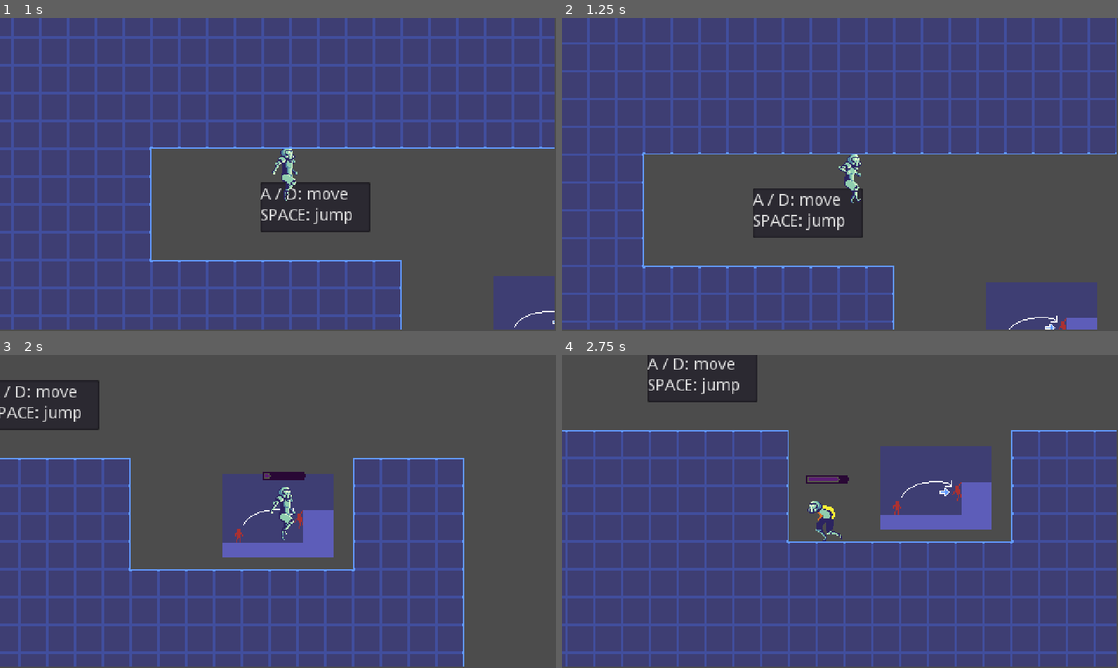
Above: before the commit, frames 1-4 (two rows, left to right).
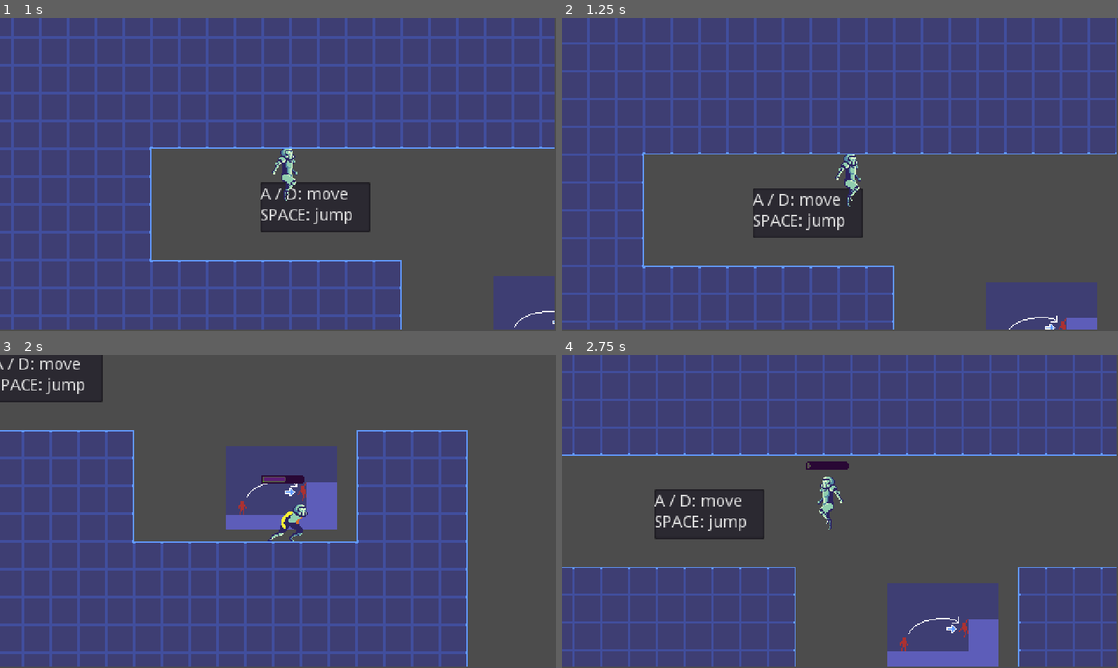
Above: after the commit, the same moments.

Repository: TKnowland/MetroidvaniaProject
Game: Godot game, scene res://scenes/world/Game.tscn
The game is run twice, just before and just after one commit, with the same random seed, the same clock (stepped at 60 frames per second) and the same inputs.
Inputs:
- Up to frame 1 (1 s): hold Right (ui_right) from 0.53 s (still down); hold Shift (jetpack) from 0.53 s (still down); tap Space (jump) at 0.77, 0.8 s
- Up to frame 2 (1.25 s): keep holding Right (ui_right); keep holding Shift (jetpack); tap Space (jump) at 1.07 s
- Up to frame 3 (2 s): keep holding Right (ui_right); release Shift (jetpack) at 1.28 s; tap Space (jump) at 1.35, 1.52, 1.82 s; tap Shift (jetpack) at 1.55 s
- Up to frame 4 (2.75 s): release Right (ui_right) at 2.03 s; hold Left (ui_left) from 2.03 s (still down); hold Shift (jetpack) from 2.03 s (still down); tap Space (jump) at 2.3 s

Frame 1 is identical in both runs. In frame 2, 0.3% of the frame differs, in the area x 49-54%, y 43-61%; in frame 3, 23%; in frame 4, 73%, in the area x 0-100%, y 0-100%.

Commit message:
screen shake

Diff:
--- a/project.godot
+++ b/project.godot
@@ -13,6 +13,10 @@
 config/name="Metroidvania"
 run/main_scene="res://scenes/world/Game.tscn"
 config/icon="res://icon.png"
+
+[autoload]
+
+Global="*res://scripts/Global.gd"
 
 [display]
 
--- /dev/null
+++ b/scenes/Camera2D.tscn
@@ -0,0 +1,17 @@
+[gd_scene load_steps=2 format=2]
+
+[ext_resource path="res://scripts/Camera.gd" type="Script" id=1]
+
+[node name="Camera2D" type="Camera2D"]
+position = Vector2( 160, 90 )
+current = true
+script = ExtResource( 1 )
+player = NodePath("../player")
+lerpspeed = 0.3
+
+[node name="Timer" type="Timer" parent="."]
+one_shot = true
+
+[node name="Tween" type="Tween" parent="."]
+
+[connection signal="timeout" from="Timer" to="." method="_on_Timer_timeout"]
--- /dev/null
+++ b/scenes/UI/HUD.tscn
@@ -0,0 +1,5 @@
+[gd_scene format=2]
+
+[node name="HUD" type="Control"]
+anchor_right = 0.25
+anchor_bottom = 0.25
--- a/scenes/entity/player.tscn
+++ b/scenes/entity/player.tscn
@@ -44,6 +44,23 @@
 "values": [ 1, 2, 0 ]
 }
 
+[sub_resource type="Animation" id=41]
+resource_name = "Jetpack"
+length = 0.2
+step = 0.0833333
+tracks/0/type = "value"
+tracks/0/path = NodePath("Sprite:frame")
+tracks/0/interp = 1
+tracks/0/loop_wrap = true
+tracks/0/imported = false
+tracks/0/enabled = true
+tracks/0/keys = {
+"times": PoolRealArray( 0 ),
+"transitions": PoolRealArray( 1 ),
+"update": 1,
+"values": [ 12 ]
+}
+
 [sub_resource type="Animation" id=14]
 resource_name = "Jump"
 length = 0.25
@@ -59,6 +76,18 @@
 "transitions": PoolRealArray( 1, 1 ),
 "update": 1,
 "values": [ 11, 12 ]
+}
+tracks/1/type = "value"
+tracks/1/path = NodePath("Node2D/Jump:playing")
+tracks/1/interp = 1
+tracks/1/loop_wrap = true
+tracks/1/imported = false
+tracks/1/enabled = true
+tracks/1/keys = {
+"times": PoolRealArray( 0 ),
+"transitions": PoolRealArray( 1 ),
+"update": 1,
+"values": [ true ]
 }
 
 [sub_resource type="Animation" id=15]
@@ -218,6 +247,9 @@
 [sub_resource type="AnimationNodeAnimation" id=7]
 animation = "Idle"
 
+[sub_resource type="AnimationNodeAnimation" id=42]
+animation = "Jetpack"
+
 [sub_resource type="AnimationNodeAnimation" id=17]
 animation = "Jump"
 
@@ -262,12 +294,18 @@
 
 [sub_resource type="AnimationNodeStateMachineTransition" id=39]
 switch_mode = 2
+
+[sub_resource type="AnimationNodeStateMachineTransition" id=44]
+
+[sub_resource type="AnimationNodeStateMachineTransition" id=45]
 
 [sub_resource type="AnimationNodeStateMachine" id=11]
 states/Fall/node = SubResource( 16 )
 states/Fall/position = Vector2( 869, 150 )
 states/Idle/node = SubResource( 7 )
 states/Idle/position = Vector2( 550, 530 )
+states/Jetpack/node = SubResource( 42 )
+states/Jetpack/position = Vector2( 1146, 150 )
 states/Jump/node = SubResource( 17 )
 states/Jump/position = Vector2( 869, 295 )
 states/Land/node = SubResource( 18 )
@@ -276,9 +314,9 @@
 states/LedgeGrab/position = Vector2( 1146, 295 )
 states/Run/node = SubResource( 8 )
 states/Run/position = Vector2( 550, 295 )
-transitions = [ "Idle", "Run", SubResource( 9 ), "Run", "Idl …(448 unchanged characters)… ( 37 ), "Land", "Run", SubResource( 39 ) ]
+transitions = [ "Idle", "Run", SubResource( 9 ), "Run", "Idl …(448 unchanged characters)… ( 37 ), "Land", "Run", SubResource( 39 ), "Fall", "Jetpack", SubResource( 44 ), "Jump", "Jetpack", SubResource( 45 ) ]
 start_node = "Idle"
-graph_offset = Vector2( 183, 259 )
+graph_offset = Vector2( 321, 42 )
 
 [sub_resource type="AnimationNodeStateMachinePlayback" id=12]
 
@@ -332,6 +370,7 @@
 [node name="AnimationPlayer" type="AnimationPlayer" parent="."]
 anims/Fall = SubResource( 13 )
 anims/Idle = SubResource( 3 )
+anims/Jetpack = SubResource( 41 )
 anims/Jump = SubResource( 14 )
 anims/Land = SubResource( 15 )
 anims/LedgeGrab = SubResource( 26 )
@@ -351,22 +390,21 @@
 wait_time = 0.3
 
 [node name="up" type="RayCast2D" parent="."]
-position = Vector2( 0, -21 )
+position = Vector2( 0, -24 )
 enabled = true
 cast_to = Vector2( 10, 0 )
 
 [node name="dw" type="RayCast2D" parent="."]
-position = Vector2( 0, -15 )
+position = Vector2( 0, -13 )
 enabled = true
 cast_to = Vector2( 10, 0 )
 
 [node name="floor" type="RayCast2D" parent="."]
 position = Vector2( 0, 27 )
 enabled = true
-cast_to = Vector2( 0, 8 )
+cast_to = Vector2( 0, 5 )
 
 [node name="jetpack" type="ProgressBar" parent="."]
-visible = false
 margin_left = -18.0
 margin_top = -29.0
 margin_right = 17.0
--- a/scenes/world/Game.tscn
+++ b/scenes/world/Game.tscn
@@ -22,4 +22,8 @@
 
 [node name="Test" parent="ViewportContainer/Viewport" instance=ExtResource( 1 )]
 
+[node name="TextEdit" parent="ViewportContainer/Viewport/Test" index="0"]
+text = "A / D: move
+SPACE: jump"
+
 [editable path="ViewportContainer/Viewport/Test"]
--- a/scenes/world/Test.tscn
+++ b/scenes/world/Test.tscn
@@ -1,9 +1,10 @@
-[gd_scene load_steps=54 format=2]
+[gd_scene load_steps=55 format=2]
 
 [ext_resource path="res://scenes/entity/player.tscn" type="PackedScene" id=1]
-[ext_resource path="res://scripts/Camera.gd" type="Script" id=2]
+[ext_resource path="res://scenes/Camera2D.tscn" type="PackedScene" id=2]
 [ext_resource path="res://assets/background/tutorial/tutorial.png" type="Texture" id=3]
 [ext_resource path="res://assets/tiles/tileset.png" type="Texture" id=4]
+[ext_resource path="res://scripts/world/Test.gd" type="Script" id=5]
 
 [sub_resource type="Theme" id=53]
 TextEdit/colors/background_color = Color( 0, 0, 0, 0 )
@@ -459,6 +460,7 @@
 0/z_index = 0
 
 [node name="Test" type="Node2D"]
+script = ExtResource( 5 )
 
 [node name="TextEdit" type="TextEdit" parent="."]
 margin_left = 214.0
@@ -491,12 +493,7 @@
 [node name="player" parent="." instance=ExtResource( 1 )]
 position = Vector2( 160, 93 )
 
-[node name="Camera2D" type="Camera2D" parent="."]
-position = Vector2( 160, 90 )
-current = true
-script = ExtResource( 2 )
-player = NodePath("../player")
-lerpspeed = 0.3
+[node name="Camera2D" parent="." instance=ExtResource( 2 )]
 
 [node name="AutoTile" type="TileMap" parent="."]
 tile_set = SubResource( 5 )
--- a/scripts/Camera.gd
+++ b/scripts/Camera.gd
@@ -1,9 +1,33 @@
 extends Camera2D
 
+var shake_amount = 0
+var default_offset = offset
+var shake :bool
+onready var tween = get_node("Tween")
+onready var timer = get_node("Timer")
 
 export (NodePath) onready var player = get_node(player)
+export (float) var lerpspeed = 0.1
 
-export (float) var lerpspeed = 0.1
+
+func _ready():
+	randomize()
+	Global.camera = self
+	shake = false
+
 
 func _process(delta):
 	self.position = lerp(self.position, player.position, lerpspeed)
+	if shake:
+		offset = Vector2(rand_range(-1, 1) * shake_amount, rand_range(-1, 1) * shake_amount)
+
+func _shake(time, amount):
+	shake = true
+	timer.wait_time = time
+	shake_amount = amount
+	timer.start()
+
+func _on_Timer_timeout():
+	shake = false
+	tween.interpolate_property(self, "offset", offset, default_offset, 0.1, 6, 2)
+	tween.start()
--- /dev/null
+++ b/scripts/Global.gd
@@ -0,0 +1,4 @@
+extends Node
+
+
+var camera = null
--- a/scripts/entity/player/player.gd
+++ b/scripts/entity/player/player.gd
@@ -31,7 +31,7 @@
 var can_move = true
 var fuel = 100
 var jump_count = 0
-var temp_velocity :float
+var terminal_velocity :bool
 
 var snap_vector = SNAP_DIRECTION * SNAP_LENGTH
 var velocity = Vector2()
@@ -44,6 +44,16 @@
 var current_state = MOVE
 
 func _physics_process(delta):
+	_value_monitor()
+	ledgeGrabCancel()
+	match current_state:
+		MOVE:
+			move()
+		CLIMB:
+			climb()
+	velocity = move_and_slide_with_snap(velocity, snap_vector, UP)
+
+func _value_monitor():
 	is_climb = (ledge_dw.is_colliding() && !ledge_up.is_colliding() && velocity.y > 20 && !floor_detect.is_colliding())
 	jump_release_buffer = velocity.y < -20 && velocity.y > JUMP_FORCE
 	move_input = Input.get_action_strength("ui_right") - Input.get_action_strength("ui_left")
@@ -56,58 +66,45 @@
 	else:
 		jetfuel.visible = false
 
-	match current_state:
-		MOVE:
-			move()
-		CLIMB:
-			climb()
-	ledgeGrabCancel()
-	velocity = move_and_slide_with_snap(velocity, snap_vector, UP)
-
 
 func move():
 	if move_input && can_move:
 		sprite.scale.x = int(ceil(move_input))
 		velocity.x = lerp(velocity.x, MAX_SPEED * move_input, acc)
-		if is_on_floor():
-			animation.travel("Run")
+		if is_on_floor(): animation.travel("Run")
 	else:
-		if is_on_floor():
-			animation.travel("Idle")
+		if is_on_floor(): animation.travel("Idle")
 		velocity.x = lerp(velocity.x, 0, friction)
-	if floor_detect.is_colliding():
-		can_jump = true
 	if Input.is_action_just_pressed("jump") && can_jump:
 		velocity.y = JUMP_FORCE
-		$Node2D/Jump.play()
 	if is_on_floor():
+		if floor_detect.is_colliding():
+			can_jump = true
+		landImpact()
 		friction = ground_friction
-		landImpact()
-		if fuel <= 100:
+		if fuel < 100:
 			fuel += 5
 		if fuel > 100:
 			fuel = 100
 	else:
 		coyoteTime()
+		jetpack()
+		airControl()
+		terminal_velocity = velocity.y >= MAX_GRAVITY
 		friction = air_friction
-		temp_velocity = velocity.y
-		if Input.is_action_pressed("jetpack") && fuel > 0:
-			is_fly = true
-			fuel -= 4
-			if velocity.y > JUMP_FORCE:
-				velocity.y -= 18
-		else:
-			is_fly = false
 		if is_climb:
 			velocity.y = 0
 			current_state = CLIMB
-		if velocity.y < MAX_GRAVITY && !is_climb && !is_fly:
-			animation.travel("Fall")
-			velocity.y += GRAVITY
-		if velocity.y < 0:
-			animation.travel("Jump")
-		if jump_release_buffer && Input.is_action_just_released("jump"):
-			velocity.y = lerp(velocity.y, 0, 0.5)
+
+func airControl():
+	if velocity.y < MAX_GRAVITY && !is_climb && !is_fly:
+		animation.travel("Fall")
+		velocity.y += GRAVITY
+	if velocity.y < 0 && !is_fly:
+		animation.travel("Jump")
+	if jump_release_buffer && Input.is_action_just_released("jump"):
+		velocity.y = lerp(velocity.y, 0, 0.5)
+
 
 func climb():
 	animation.travel("LedgeGrab")
@@ -121,6 +118,17 @@
 		current_state = MOVE
 	elif !ledge_dw.is_colliding():
 		current_state = MOVE
+
+func jetpack():
+	if Input.is_action_pressed("jetpack") && fuel > 0:
+		is_fly = true
+		fuel -= 4
+		if velocity.y > JUMP_FORCE:
+			velocity.y -= 18
+		if velocity.y < 0:
+			animation.travel("Jetpack")
+	else:
+		is_fly = false
 
 func ledgeGrabCancel():
 	if Input.is_action_pressed("ui_down"):
@@ -140,7 +148,9 @@
 	can_jump = false
 
 func landImpact():
-	if temp_velocity >= MAX_GRAVITY:
+	if terminal_velocity:
+		Global.camera._shake(.05, 5)
 		can_move = false
 		yield(get_tree().create_timer(.1), "timeout")
 		can_move = true
+		terminal_velocity = false
--- /dev/null
+++ b/scripts/world/Test.gd
@@ -0,0 +1,11 @@
+extends Node2D
+
+
+# Declare member variables here. Examples:
+# var a = 2
+# var b = "text"
+
+
+# Called when the node enters the scene tree for the first time.
+#func _ready():
+#	Global.camera._shake(1, 5)
Not shown: 1 places in scenes/entity/player.tscn that only renumber resources
